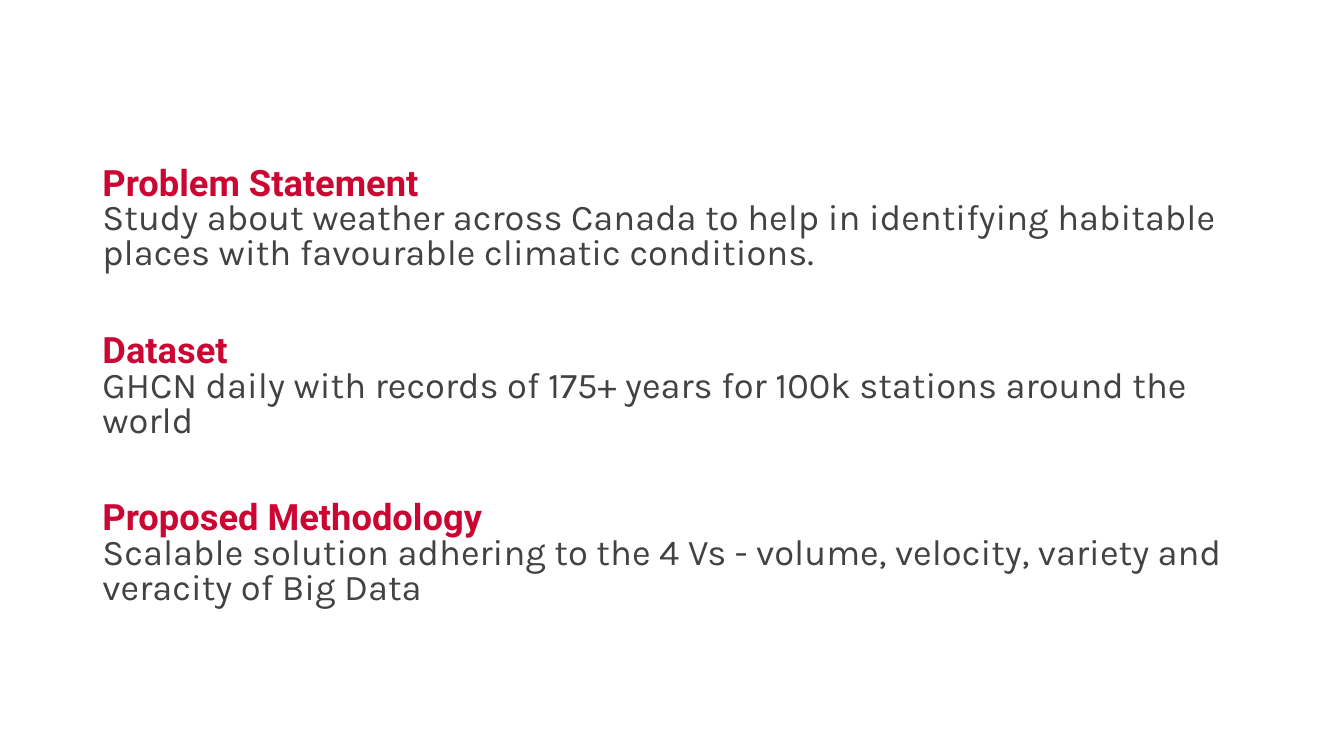
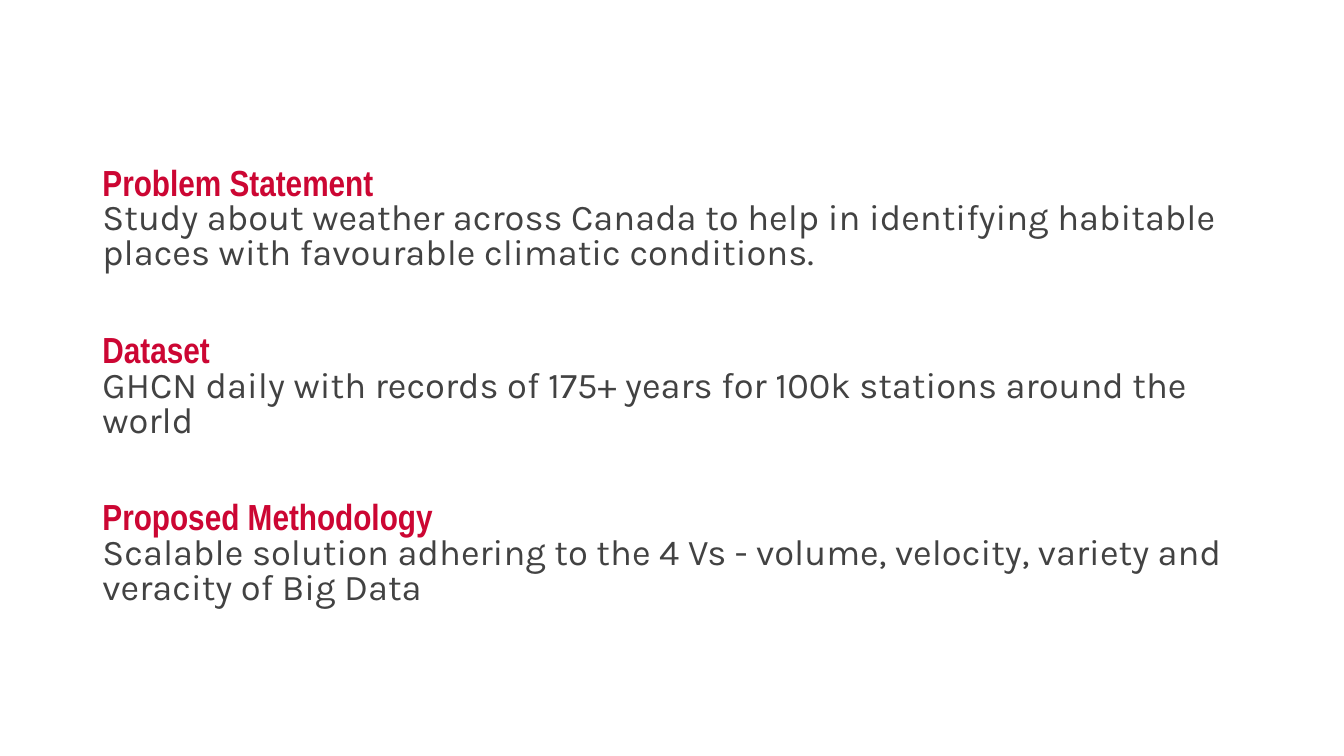
Before and after one commit to ninjeanne/datastorm, a slide deck: slide 3 of report/final_presentation.pptx. Drawn at 1344x756 pixels with LibreOffice and Linux fonts; fonts in the diff are those of the drawing. Boxes give left, top, right and bottom in pixels: in the first picture for what was removed or moved away, otherwise in the second. Text is boxed around its words. In the diff, an @@ line names an element or a change of style, - is before the commit and + after.

```diff
--- a/report/final_presentation.pptx
+++ b/report/final_presentation.pptx
@@ text "Problem Statement Study about weather ..." at (102,169,1221,609): font Roboto to Arial Narrow in "Problem Statement", "Dataset", "Proposed Methodology" @@
```
Also in this commit, not shown: 1 other slide changed, 1 slide added, 1 slide removed.
